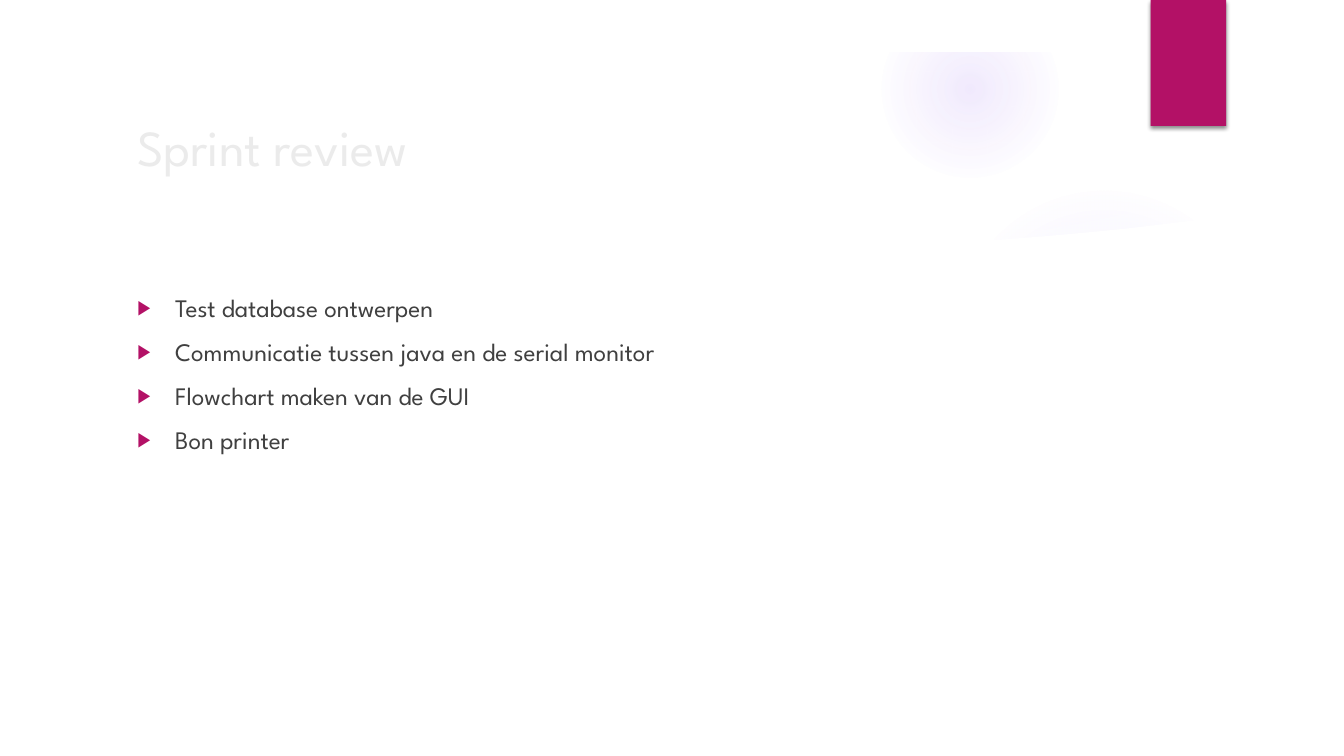
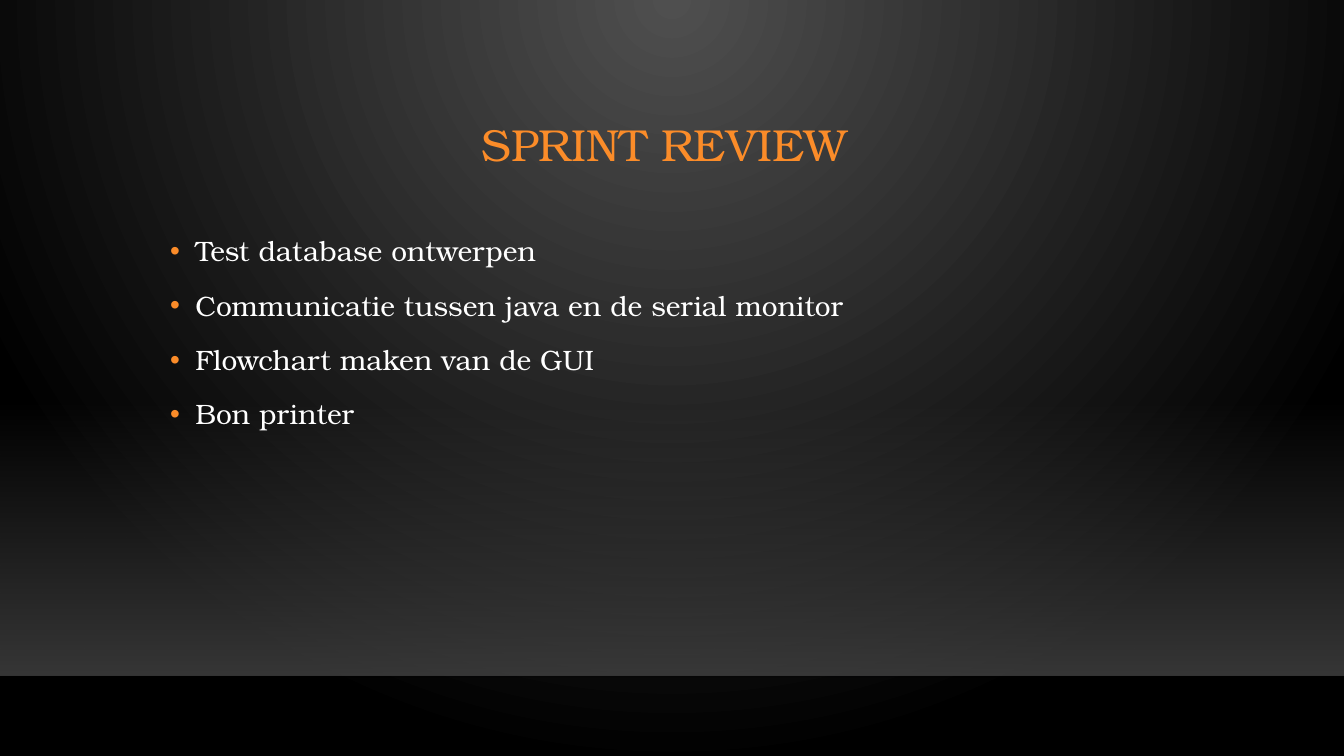
Before and after one commit to OG-netizen/Project-3-4, a slide deck: slide 2 of Sprint Planning/Scrum meeting 2.pptx. Drawn at 1344x756 pixels with LibreOffice and Linux fonts; fonts in the diff are those of the drawing; background and template pictures are left out. Boxes give left, top, right and bottom in pixels: in the first picture for what was removed or moved away, otherwise in the second. Text is boxed around its words. In the diff, an @@ line names an element or a change of style, - is before the commit and + after.

```diff
--- a/Sprint Planning/Scrum meeting 2.pptx
+++ b/Sprint Planning/Scrum meeting 2.pptx
@@ background picture (left out) to gradient #505050 to #000000 @@
@@ group removed at <box>0,0,1344,756</box>: 5 ellipses, 3 freeform shapes @@
@@ rectangle removed at <box>1150,0,1226,126</box> @@
@@ title at <box>481,130,848,162</box>: text changed; size 36 to 32 pt; font League Spartan to TeX Gyre Bonum; text colour #EBEBEB to #FB8C29 @@
-Sprint review
+SPRINT REVIEW
@@ text "Test database ontwerpen": place and size @@
-text "Test database ontwerpen" at <box>175,299,654,455</box>
+text "Test database ontwerpen" at <box>195,241,843,431</box>
@@ text "Test database ontwerpen" at <box>195,241,843,431</box>: size 18 to 20 pt, font League Spartan to TeX Gyre Bonum, text colour #404040 to #FFFFFF; bullet ▶ to •; line spacing 1 to 1.2; bullet colour #B31166 to #FB8C29 @@
@@ rectangle added at <box>0,399,1344,676</box>, fill gradient #454545 @@
@@ line added from (0, 677) to (1344, 677), #000001 1 pt @@
```
Also in this commit, not shown: 6 other slides changed, 1 slide added.
